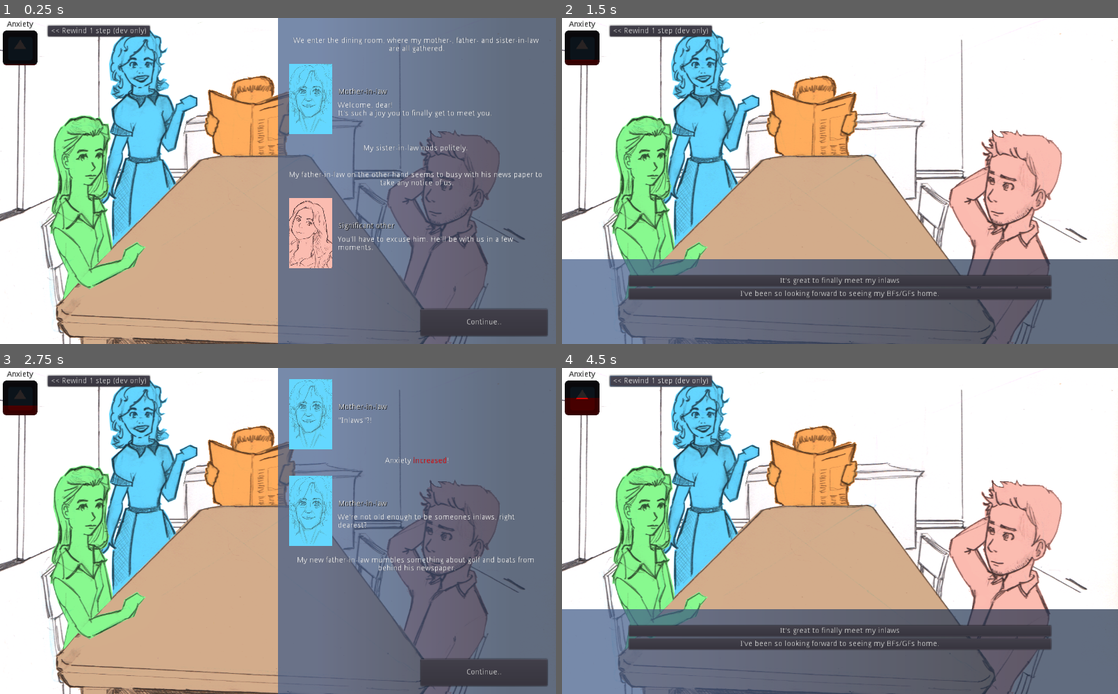
Above: before the commit, frames 1-4 (two rows, left to right).
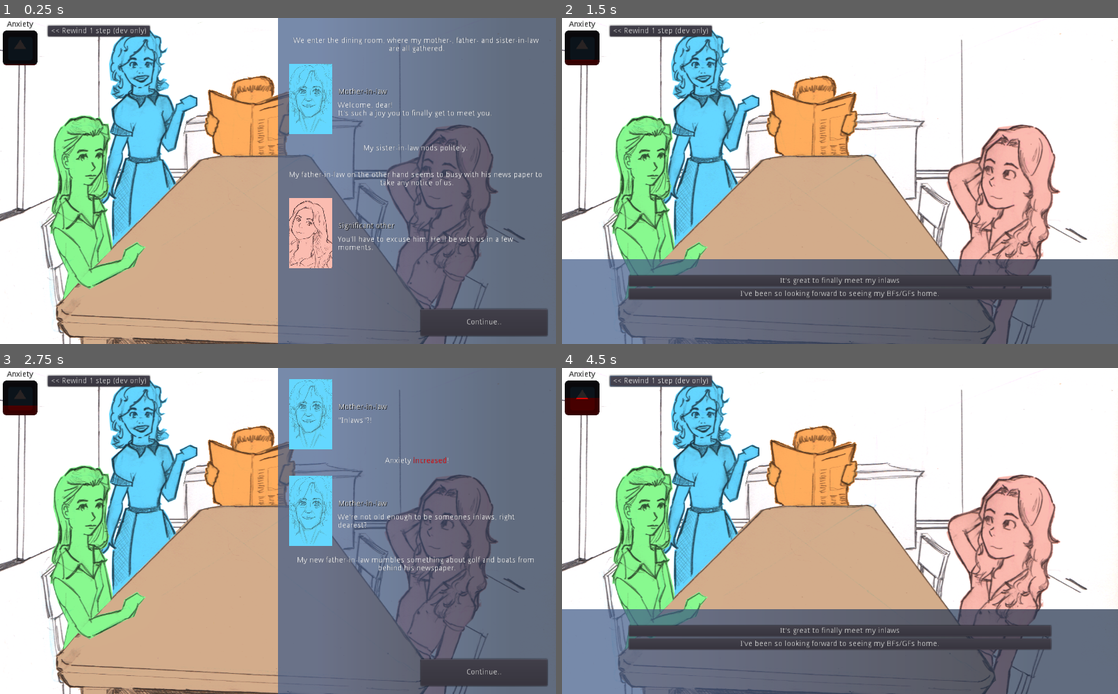
Above: after the commit, the same moments.

Repository: jordgubben/gw24-fam-andersson
Game: Godot game, scene res://FamilyDinner.tscn
Same seed, same stepped clock (60 frames per second), same inputs: the game is played once before the commit and once after it. The engine's default icon, where the game draws it, is replaced by a stand-in: a white triangle on a blue panel in a dark square.
Inputs:
- Up to frame 1 (0.25 s): no input
- Up to frame 2 (1.5 s): click "Continue.." at 0.5 s; click "Continue.." at 1.25 s
- Up to frame 3 (2.75 s): click "It's great to finally meet my…" at 2 s
- Up to frame 4 (4.5 s): click "<< Rewind 1 step (dev only)" at 2.75 s; click "I've been so looking forward …" at 3.5 s; click "<< Rewind 1 step (dev only)" at 4.25 s

The runs differ from the first frame. In frame 1, 2.3% of the frame differs, in the area x 69-90%, y 32-100%; in frame 2, 4.1%, in the area x 67-90%, y 30-100%; in frame 3, 2.4%; in frame 4, 4.1%.

Commit message:
Change SO sprite based on gender expression

Diff:
--- a/FamilyDinner.gd
+++ b/FamilyDinner.gd
@@ -146,8 +146,10 @@
 	randomize()
 	if randi() % 2 == 0:
 		$dining_room/occupants/significant_other.speaker_portrait = load("res://people/so_f_port.png")
+		$dining_room/occupants/significant_other.texture = load("res://people/so_f_sitting_in_dining_room.png")
 	else:
 		$dining_room/occupants/significant_other.speaker_portrait = load("res://people/so_m_port.png")
+		$dining_room/occupants/significant_other.texture = load("res://people/so_m_sitting_in_dining_room.png")
 
 	# Prep. conversation
 	$conversation.segments_db = conversations_segments
--- a/FamilyDinner.tscn
+++ b/FamilyDinner.tscn
@@ -14,7 +14,7 @@
 [ext_resource path="res://FamilyDinner_bg.png" type="Texture" id=12]
 [ext_resource path="res://FamilyDinner_table.png" type="Texture" id=13]
 [ext_resource path="res://people/sil_sitting_in_dining_room.png" type="Texture" id=14]
-[ext_resource path="res://people/so_m_sitting_in_dining_room.png" type="Texture" id=15]
+[ext_resource path="res://people/so_f_sitting_in_dining_room.png" type="Texture" id=15]
 [ext_resource path="res://people/mil_standing.png" type="Texture" id=16]
 [ext_resource path="res://people/fil_behind_newspaper.png" type="Texture" id=17]
 [ext_resource path="res://people/me_port.png" type="Texture" id=18]
Binary file added: people/so_f_sitting_in_dining_room.png
Not shown, added: people/so_f_sitting_in_dining_room.png.import
